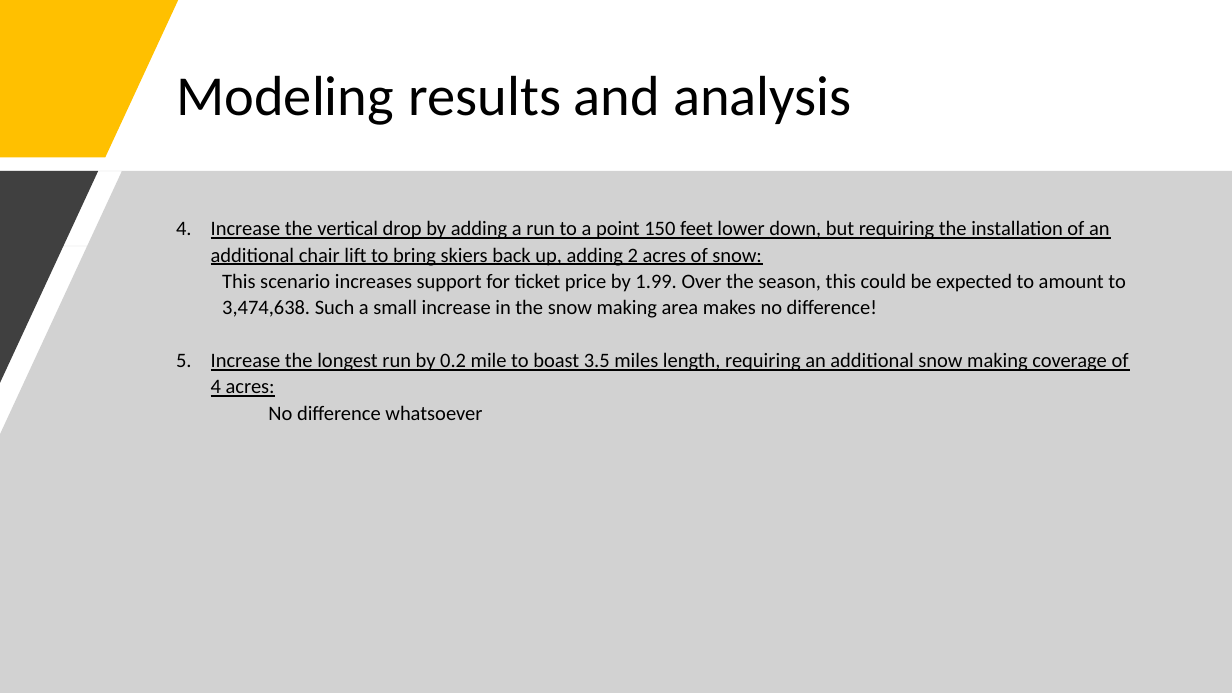
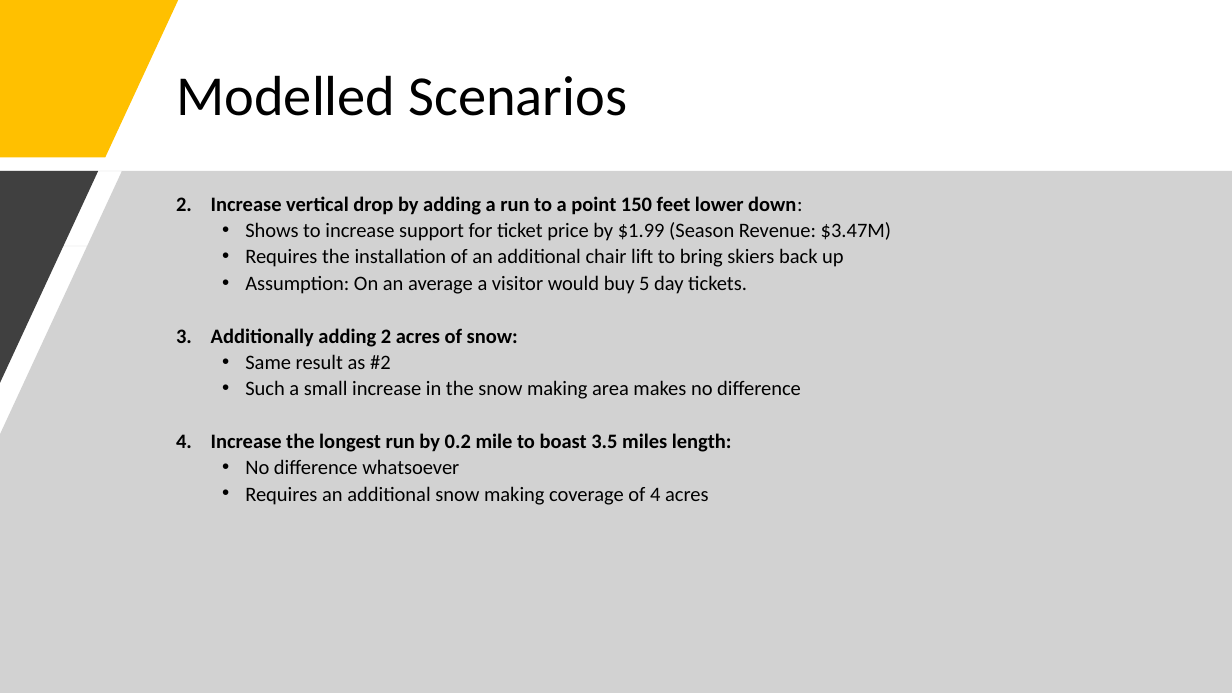
Before and after one commit to Shruti06Oct/DataScienceGuidedCapstone, a slide deck: slide 7 of Big Mountain Case Study.pptx (slide 6 before the commit). Drawn at 1232x693 pixels with LibreOffice and Linux fonts; fonts in the diff are those of the drawing. Boxes give left, top, right and bottom in pixels: in the first picture for what was removed or moved away, otherwise in the second. Text is boxed around its words. In the diff, an @@ line names an element or a change of style, - is before the commit and + after.

```diff
--- a/Big Mountain Case Study.pptx
+++ b/Big Mountain Case Study.pptx
@@ title at box(176, 75, 627, 116): text changed @@
-Modeling results and analysis
+Modelled Scenarios
@@ text at box(211, 196, 891, 452): text changed @@
-  4. Increase the vertical drop by adding a run to a point 150 feet lower down, but requiring the installation of an additional chair lift to bring skiers back up, adding 2 acres of snow:
-    This scenario increases support for ticket price by 1.99. Over the season, this could be expected to amount to 3,474,638. Such a small increase in the snow making area makes no difference!
-  5. Increase the longest run by 0.2 mile to boast 3.5 miles length, requiring an additional snow making coverage of 4 acres:
+  2. Increase vertical drop by adding a run to a point 150 feet lower down:
+    • Shows to increase support for ticket price by $1.99 (Season Revenue: $3.47M)
+    • Requires the installation of an additional chair lift to bring skiers back up
+    • Assumption: On an average a visitor would buy 5 day tickets.
+  3. Additionally adding 2 acres of snow:
+    • Same result as #2
+    • Such a small increase in the snow making area makes no difference
+  4. Increase the longest run by 0.2 mile to boast 3.5 miles length:
@@ text at box(245, 459, 459, 474): bullet none to •; list level 2 to 3 in "No difference whatsoever" @@
@@ text at box(245, 486, 709, 505): paragraph added @@
+    • Requires an additional snow making coverage of 4 acres
```
Also in this commit, not shown: 6 other slides changed, 2 slides added.
